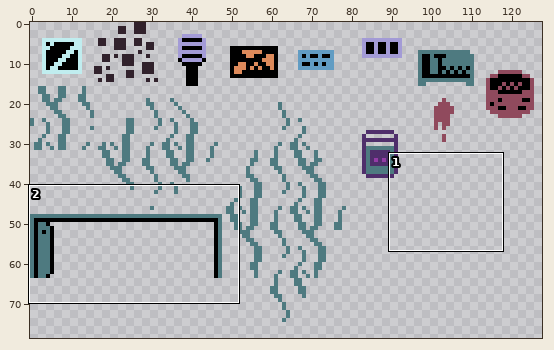
Sprite sheet: assets/sprites/atlases/on_solids.png. Above: a wide view before the commit, with the close-up outlined.
Close-up. Before:
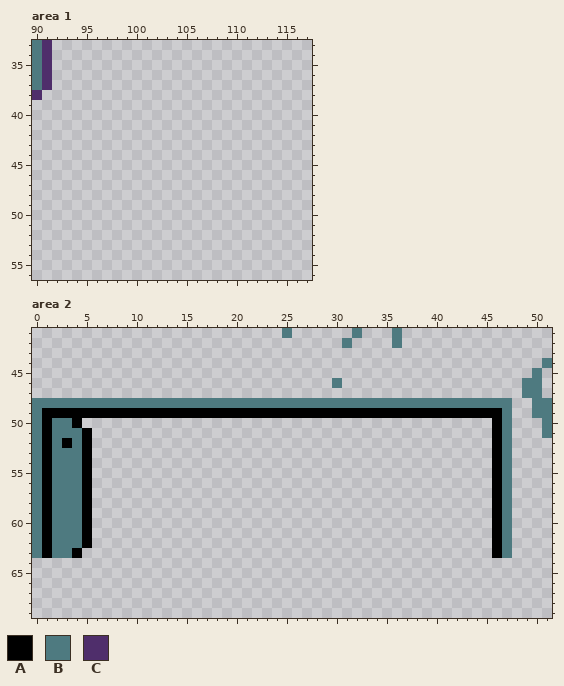
The file is 128x128 pixels. Colours within 5 levels of each other are drawn and written as one. Shown: area 1: x 90..117, y 33..56; area 2: x 0..51, y 41..69. The wide view leaves out empty margins.
Palette (. is transparent): A #000000  B #4e7a80  C #4f2e6b
Pixels before, area 1, first column x 90:
33 BC
34 BC
35 BC
36 BC
37 BC
38 C.
Pixels before, area 2, first column x 0:
41 .........................B......B...B...............
42 ...............................B....B...............
43 ....................................................
44 ...................................................B
45 ..................................................B.
46 ..............................B..................BB.
47 .................................................BB.
48 BBBBBBBBBBBBBBBBBBBBBBBBBBBBBBBBBBBBBBBBBBBBBBBB..BB
49 BAAAAAAAAAAAAAAAAAAAAAAAAAAAAAAAAAAAAAAAAAAAAAAB..BB
50 BABBA.........................................AB...B
51 BABBBA........................................AB...B
52 BABABA........................................AB....
53 BABBBA........................................AB....
54 BABBBA........................................AB....
55 BABBBA........................................AB....
56 BABBBA........................................AB....
57 BABBBA........................................AB....
58 BABBBA........................................AB....
59 BABBBA........................................AB....
60 BABBBA........................................AB....
61 BABBBA........................................AB....
62 BABBBA........................................AB....
63 BABBA.........................................AB....
The same view after the edit:
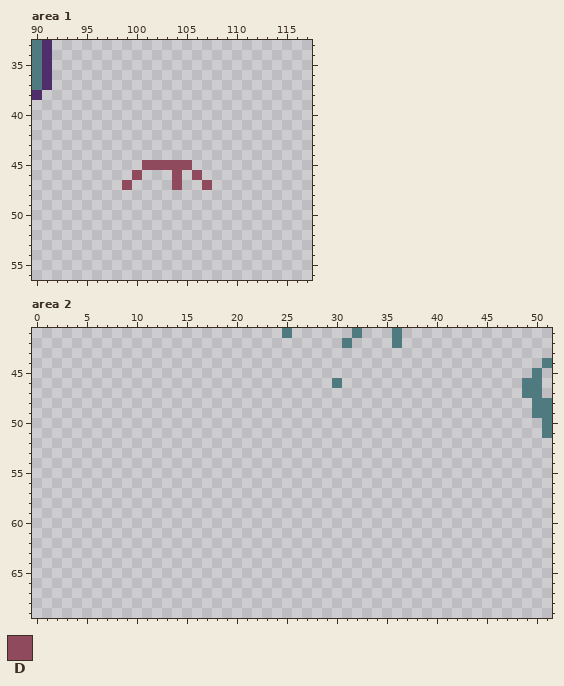
Colours new in this view: D #904a5d
Changes in this commit:
Changed rows in their new state; - is an unchanged pixel.
Area 1:
first column x 99:
45 --DDDDD--
46 -D---D-D-
47 D----D--D
Area 2:
first column x 0:
48 ................................................
49 ................................................
50 .....-----------------------------------------..
51 ......----------------------------------------..
52 ......----------------------------------------..
53 ......----------------------------------------..
54 ......----------------------------------------..
55 ......----------------------------------------..
56 ......----------------------------------------..
57 ......----------------------------------------..
58 ......----------------------------------------..
59 ......----------------------------------------..
60 ......----------------------------------------..
61 ......----------------------------------------..
62 ......----------------------------------------..
63 .....-----------------------------------------..
Changed places in both close-ups, as pixel boxes (x1, y1, x2, y2):
added: (122, 160, 212, 190)
erased: (32, 398, 512, 558)
